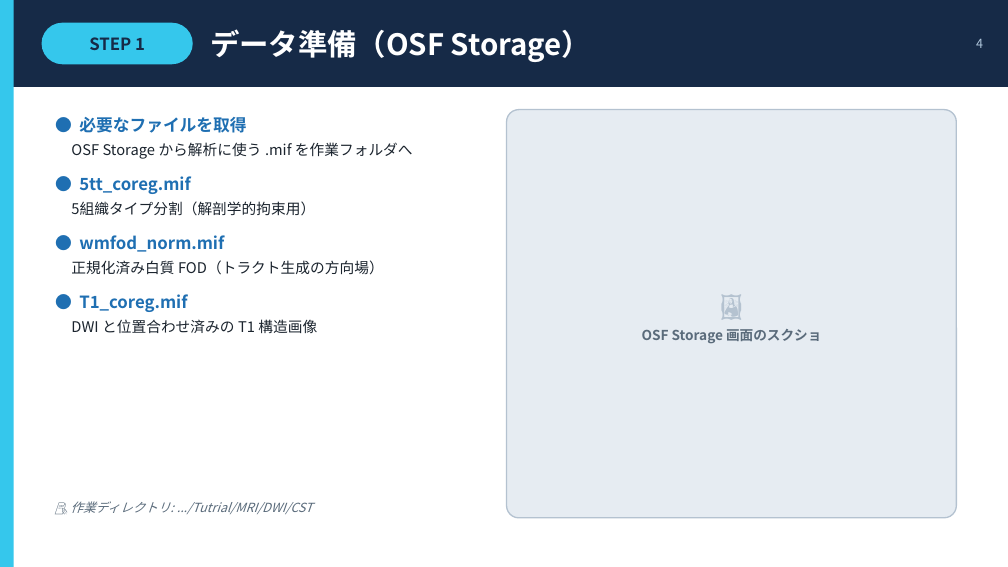
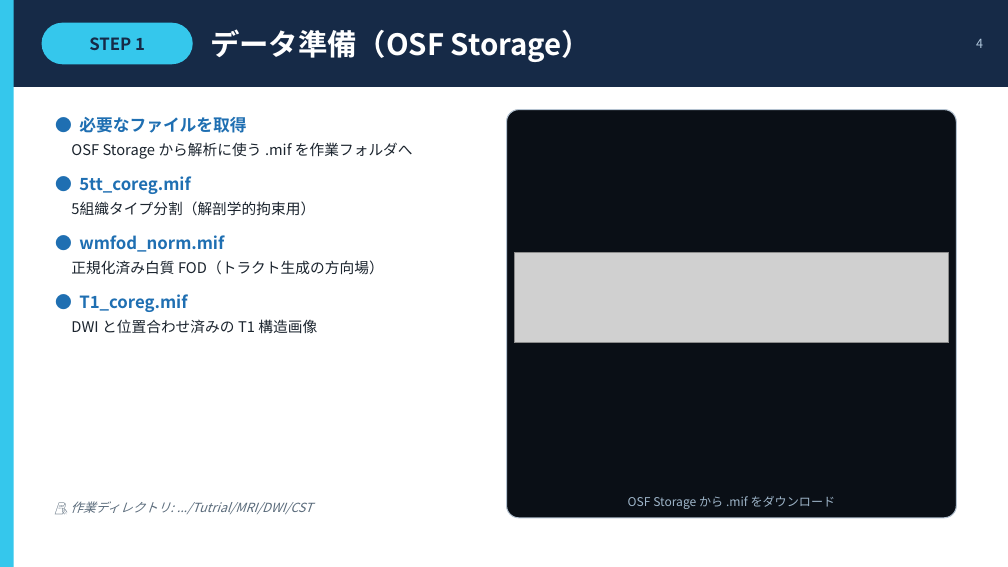
Before and after one commit to tiankevin02/Kevin-Email-AI, a slide deck: slide 4 of slides/CST_tractography_slides.pptx. Drawn at 1008x567 pixels with LibreOffice and Linux fonts; fonts in the diff are those of the drawing; grey boxes stand for pictures. Boxes give left, top, right and bottom in pixels: in the first picture for what was removed or moved away, otherwise in the second. Text is boxed around its words. In the diff, an @@ line names an element or a change of style, - is before the commit and + after.

```diff
--- a/slides/CST_tractography_slides.pptx
+++ b/slides/CST_tractography_slides.pptx
@@ rounded rectangle at bbox=[507, 110, 957, 518]: fill #E6ECF2 to #0A0F16; outline #B4C2D0 1.25 pt to #B4C2D0 1 pt @@
@@ picture added at bbox=[514, 253, 949, 343] @@
@@ text removed at bbox=[642, 329, 821, 343] @@
-🖼
-OSF Storage 画面のスクショ
@@ text added at bbox=[628, 496, 836, 509], 11.5 pt, text #9DB4C8 @@
+OSF Storage から .mif をダウンロード
```
Also in this commit, not shown: 8 other slides changed, 5 slides added, 1 slide removed, 11 other files.
